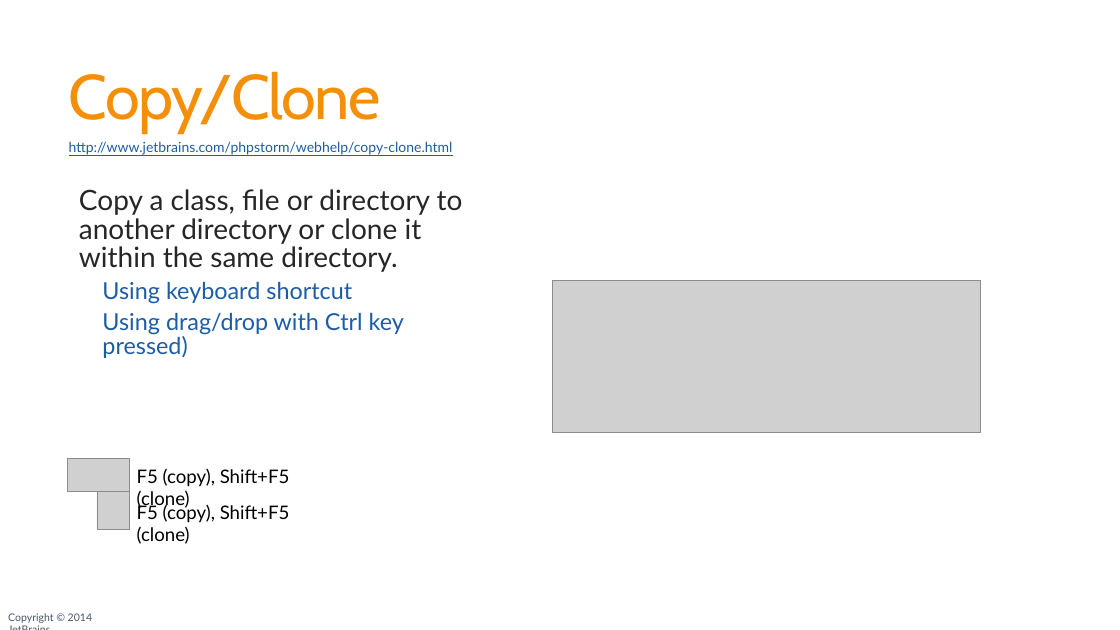
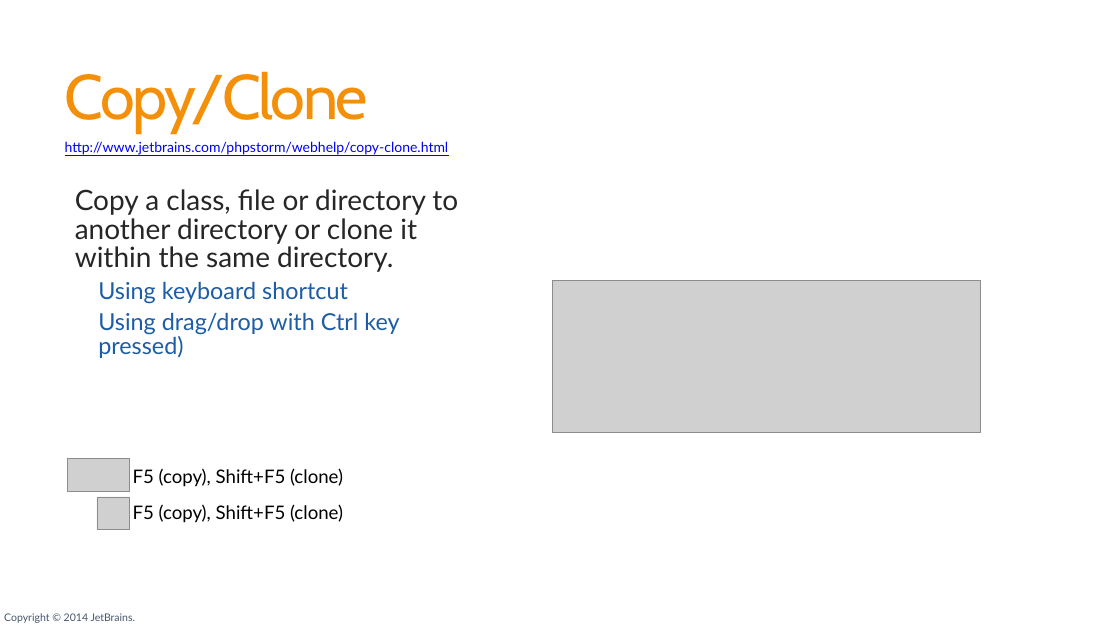
Before and after one commit to JetBrains/phpstorm-workshop, a slide deck: slide 61 of PhpStorm_Workshop.pptx. Drawn at 1120x630 pixels with LibreOffice and Linux fonts; fonts in the diff are those of the drawing; grey boxes stand for pictures; background and template pictures are left out. Boxes give left, top, right and bottom in pixels: in the first picture for what was removed or moved away, otherwise in the second. Text is boxed around its words. In the diff, an @@ line names an element or a change of style, - is before the commit and + after.

```diff
--- a/PhpStorm_Workshop.pptx
+++ b/PhpStorm_Workshop.pptx
@@ title "Copy/Clone" at (65, 71, 369, 134): letter spacing -1.2 to -2 pt @@
@@ text "http://www.jetbrains.com/phpstorm/webhelp/copy-clone.html" at (65, 141, 449, 155): text colour #1D5DA7 to #0000FF @@
@@ text "Copy a class, file or ...": place and size @@
-text "Copy a class, file or ..." at (79, 189, 463, 358)
+text "Copy a class, file or ..." at (75, 189, 458, 358)
@@ text "F5 (copy), Shift+F5 (clone)" rewrapped from (137, 468, 290, 509) to (133, 468, 343, 487) @@
@@ picture: place and size @@
-picture at (97, 492, 129, 530)
+picture at (97, 497, 129, 530)
@@ text "F5 (copy), Shift+F5 (clone)" rewrapped from (137, 503, 290, 544) to (133, 504, 343, 523) @@
@@ text "Copyright © 2014 JetBrains." rewrapped from (8, 613, 92, 623) to (4, 613, 136, 623) @@
```
Also in this commit, not shown: 134 other slides changed, 1 slide added, 1 slide removed, 1 other file.
